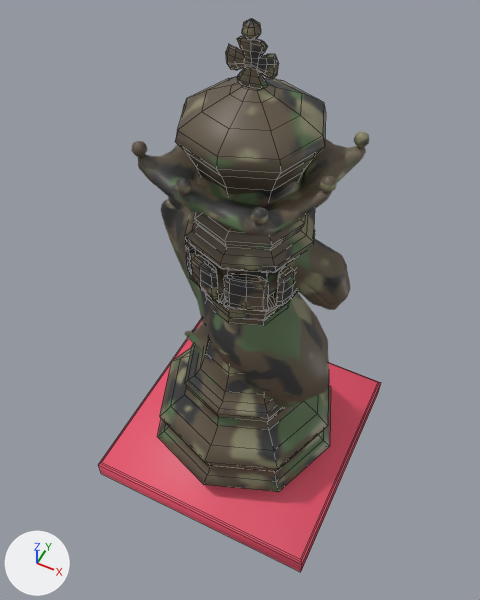
What one commit did to the Blender file Blender/Chess Coins.blend.
The view is the same before and after, from a camera (50 mm lens) standing at (1.45, -3.03, 5.46) and looking at (-0.03, -0.08, 1.78). The lights are fixed; the arrows at lower left show +X, +Y and +Z. Mesh edges are drawn as thin lines on the coarser meshes.

In view in the first picture: 'Cube', 'King', 'Knight', 'Queen', 'Rook'.
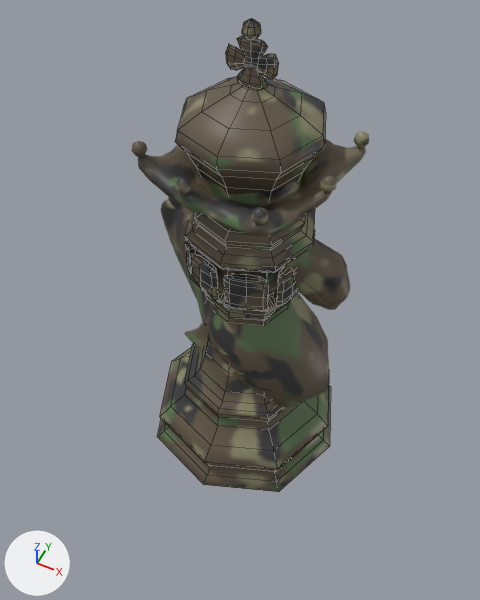
Pixel boxes [x1, y1, x2, y2] of what changed, in the pictures (480 x 600 px):
'Cube', hidden (red)
    before: [98, 318, 381, 572]

The edits, one by one:
Object 'Cube' (ob_cube) is now hidden.
